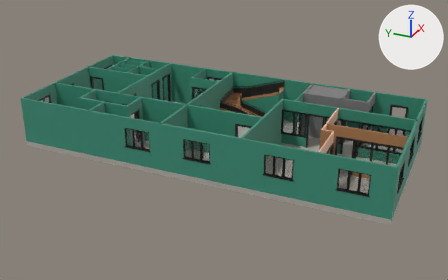
The glTF model floors/FloorG.gltf as it was, and as the next commit left it.
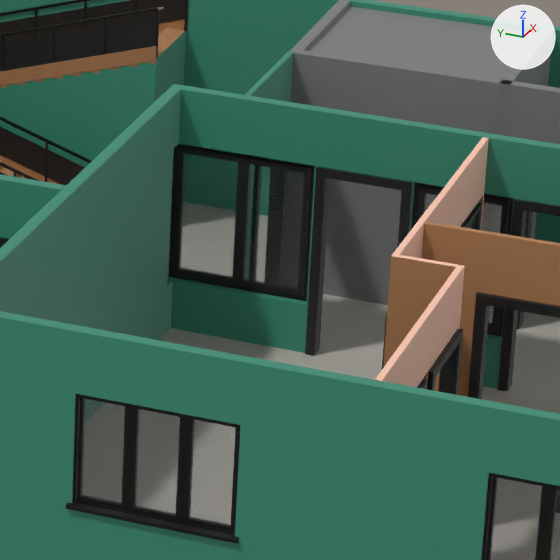
Each version appears first whole from a 50 mm camera at (-35.19, -3.06, 15.34) aimed at (-5.08, 10.48, 0.29), and next in a close-up on the part from 56% to 78% of the width and 30% to 66% of the height. Arrows for +X, +Y and +Z are at upper right; the lights stay in place. Where no turn or scale is listed for an object, it has been applied to the vertices. Vertices at the same position are counted once.

The older version as bpy lines, for what is in view:
```python
ob_wall_001 = bpy.data.objects.new('Wall.001', me_wall_001)
ob_wall_001.location = (-3.4, 0.01, 0.0)
ob_wall_012 = bpy.data.objects.new('Wall.012', me_wall_018)
ob_wall_012.location = (-3.5, 4.34, 0.0)
ob_window_panel_002 = bpy.data.objects.new('Window Panel.002', me_window_panel)
ob_window_panel_002.parent = ob_window_001
ob_window_panel_002.location = (-0.762, 0.051, 1.0)
ob_window_panel_026 = bpy.data.objects.new('Window Panel.026', me_window_panel_008)
ob_window_panel_026.location = (-3.43, 6.1, 0.61)
ob_window_panel_034 = bpy.data.objects.new('Window Panel.034', me_window_panel_016)
ob_window_panel_034.location = (-3.42, 7.53, 0.61)
# also in view: 'Window Panel.001' at (-9.37, 1.91, 1.55); 'Door.016' at (-3.44, 3.47, 1.05); 'Door.011' at (-7.24, 3.7, 1.05); 'Window Panel' at (-9.37, 2.42, 1.55); 'Wall.011' at (-5.84, 2.19, 1.35)
```
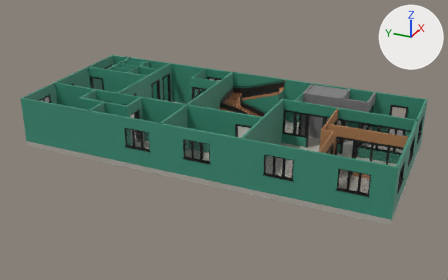
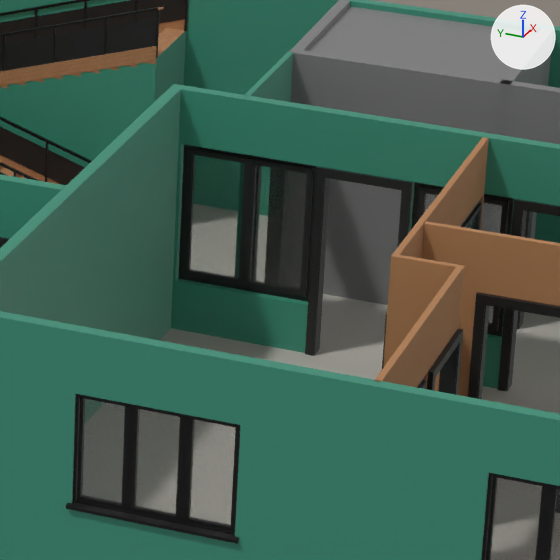
Commit message: did some indexing changes in the ground floor

Diff of the bpy script that builds the scene:
```diff
--- a/floors/FloorG.gltf.py
+++ b/floors/FloorG.gltf.py
@@ me_wall_001 @@
 # used by ob_wall_001; location = (-3.4, 0.01, 0.0)
-me_wall_001.from_pydata(...)  # 74 vertices, 156 faces; spans x -6.04..0.06, y 0.0..7.67, z 0.0..2.7
+me_wall_001.from_pydata(...)  # 69 vertices, 142 faces; spans x -6.04..0.06, y 0.0..7.67, z 0.0..2.7
+# me_wall_001 part 1
+# 17 vertices are removed from x -0.24..0.06, y 5.93..7.58, z 0.55..2.1
+# 60 faces are deleted
+# 12 vertices are added at x -0.08..0.06, y 6.0..7.47, z 0.55..2.1
+# 46 new faces join them
 me_wall_001.materials.append(mat_wall_color)
@@ me_window_panel_008 @@
 me_window_panel_008.from_pydata(...)  # 52 vertices, 108 faces; spans x 0.0..0.065, y 0.0..0.712, z 0.0..1.433
 # used by ob_window_panel_026; location = (-3.43, 6.1, 0.61)
+# me_window_panel_008 part 2: all 26 vertices in x 0.005..0.065, y 0.651..0.712, z 0.0..1.433 are moved by (0.0, -0.041, 0.0)
 me_window_panel_008.materials.append(mat_dark_grey)
@@ me_window_panel_016 @@
 me_window_panel_016.from_pydata(...)  # 52 vertices, 108 faces; spans x -0.005..0.06, y -0.712..0.0, z 0.0..1.433
 # used by ob_window_panel_034; location = (-3.42, 7.53, 0.61)
+# me_window_panel_016 part 3: all 26 vertices in x -0.005..0.055, y -0.712..-0.652, z 0.0..1.433 are moved by (0.0, 0.041, 0.0)
 me_window_panel_016.materials.append(mat_dark_grey)
@@ me_wall_018 @@
 me_wall_018.from_pydata(...)  # 52 vertices, 108 faces; spans x -5.85..0.0, y -0.67..0.0, z 0.0..2.7
 # used by ob_wall_012; location = (-3.5, 4.34, 0.0)
+# me_wall_018 part 4: 46 faces spanning x -5.85..0.0, y -0.67..0.0, z 0.0..2.7 switch from mat_cabin_color (beige #ffcbb4) to mat_grainy_wood
@@ ob_window_panel_026 @@
 ob_window_panel_026 = bpy.data.objects.new('Window Panel.026', me_window_panel_008)
-ob_window_panel_026.location = (-3.43, 6.1, 0.61)
+ob_window_panel_026.location = (-3.43, 6.07, 0.61)
@@ ob_window_panel_034 @@
 ob_window_panel_034 = bpy.data.objects.new('Window Panel.034', me_window_panel_016)
-ob_window_panel_034.location = (-3.42, 7.53, 0.61)
+ob_window_panel_034.location = (-3.42, 7.41, 0.61)
```

Pixel boxes (x1, y1, x2, y2) of what changed, in the close-ups (560 x 560 px; the box of a moved part takes in the faces that stretch with it):
'Window Panel.034', reshaped, moved
    before: (173, 146, 244, 285)
    after: (183, 148, 251, 286)
'Window Panel.026', reshaped, moved
    before: (238, 157, 311, 297)
    after: (244, 158, 314, 297)
part 1 of me_wall_001, moved or reshaped
    both: (165, 136, 492, 304)
part 2 of me_window_panel_008, moved or reshaped
    before: (238, 161, 304, 289)
    after: (244, 162, 313, 297)
part 3 of me_window_panel_016, moved or reshaped
    before: (174, 146, 244, 281)
    after: (187, 152, 250, 283)
part 4 of me_wall_018, recoloured
    both: (375, 137, 489, 387)
